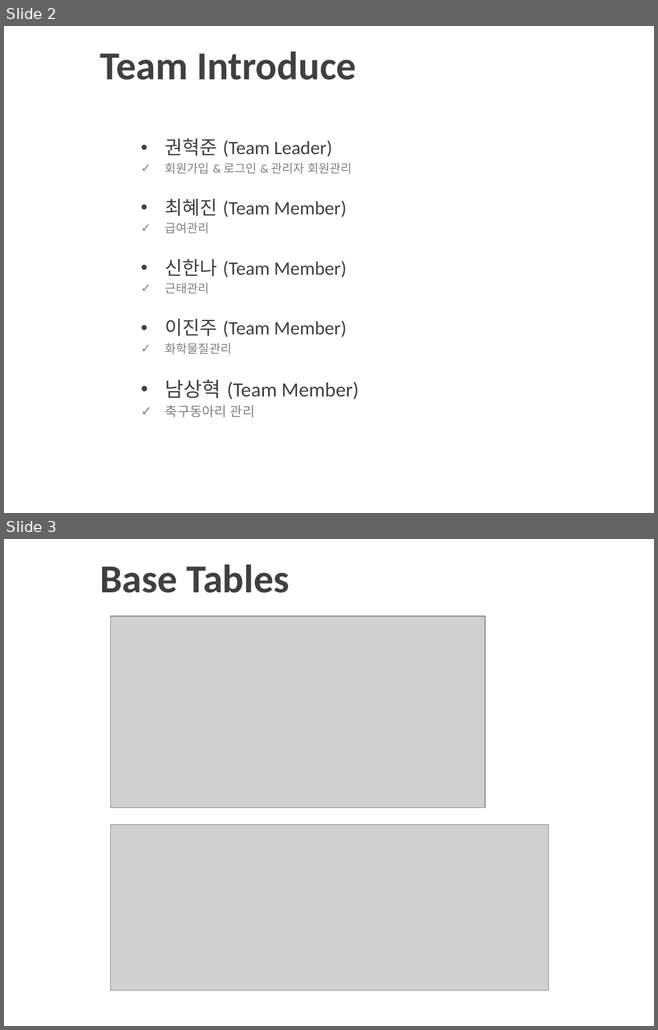
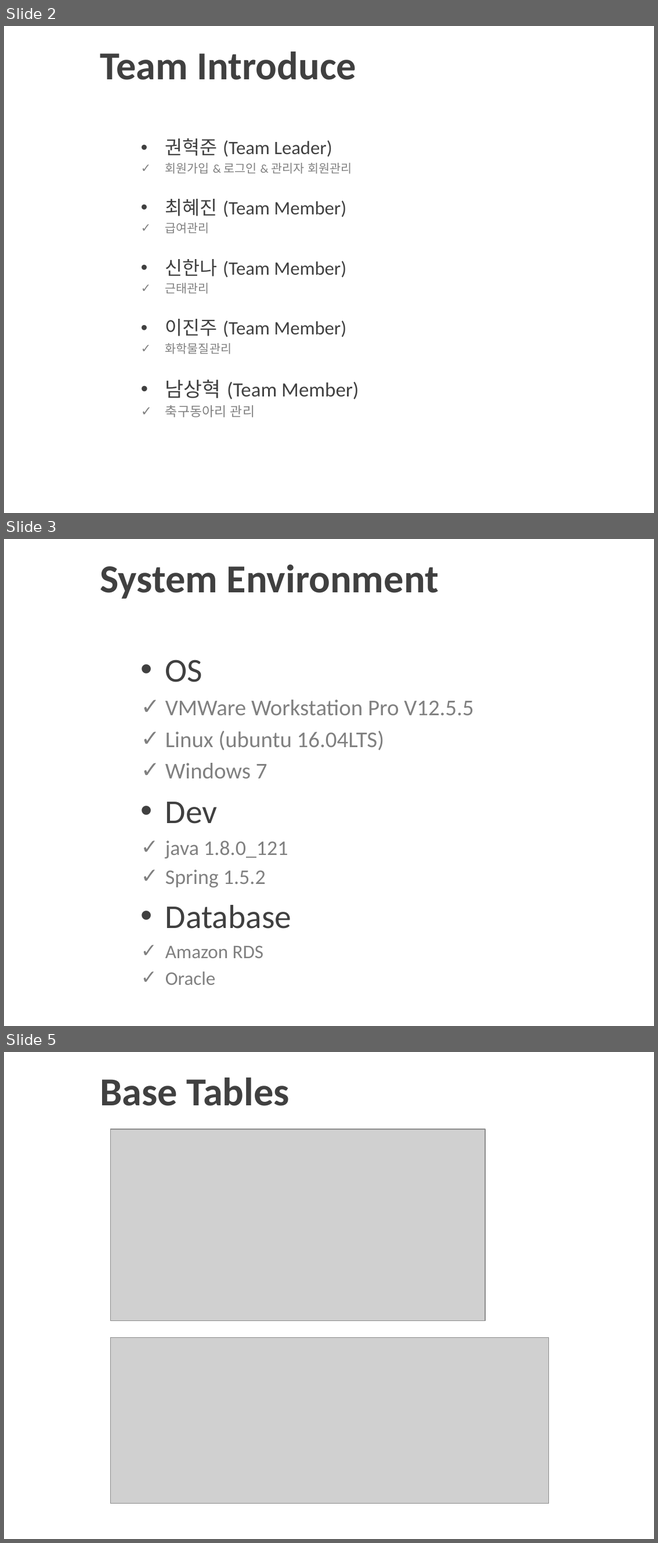
Before and after one commit to itbanked/H_Project, a slide deck: Info/TeamPPT_Final2.pptx. Shown one above the other, each under a label of ours: slides 2 and 3 before the commit, slides 2, 3 and 5 after it; the slides between them are not shown. The pictures are 658x1030 and 658x1543 pixels, drawn with LibreOffice and Linux fonts; fonts in the diff are those of the drawing; grey boxes stand for pictures; background and template pictures are left out. Boxes give left, top, right and bottom in pixels: in the first picture for what was removed or moved away, otherwise in the second. Text is boxed around its words. In the diff, an @@ line names an element or a change of style, - is before the commit and + after.

```diff
--- a/Info/TeamPPT_Final2.pptx
+++ b/Info/TeamPPT_Final2.pptx
@@ slide 3 added at <box>4,539,654,1026</box>, background picture (left out) @@
@@ title added at <box>100,565,438,599</box>, 44 pt, text #404040, bold @@
+System Environment
@@ text added at <box>165,660,473,958</box>, 25 pt, text #808080 @@
+• OS
+✓ VMWare Workstation Pro V12.5.5
+✓ Linux (ubuntu 16.04LTS)
+✓ Windows 7
+• Dev
+✓ java 1.8.0_121
+✓ Spring 1.5.2
+• Database
+✓ Amazon RDS
+✓ Oracle
@@ what was slide 3 is now slide 5 @@
```
Also in this commit, not shown: 1 other slide added, 1 other file.
